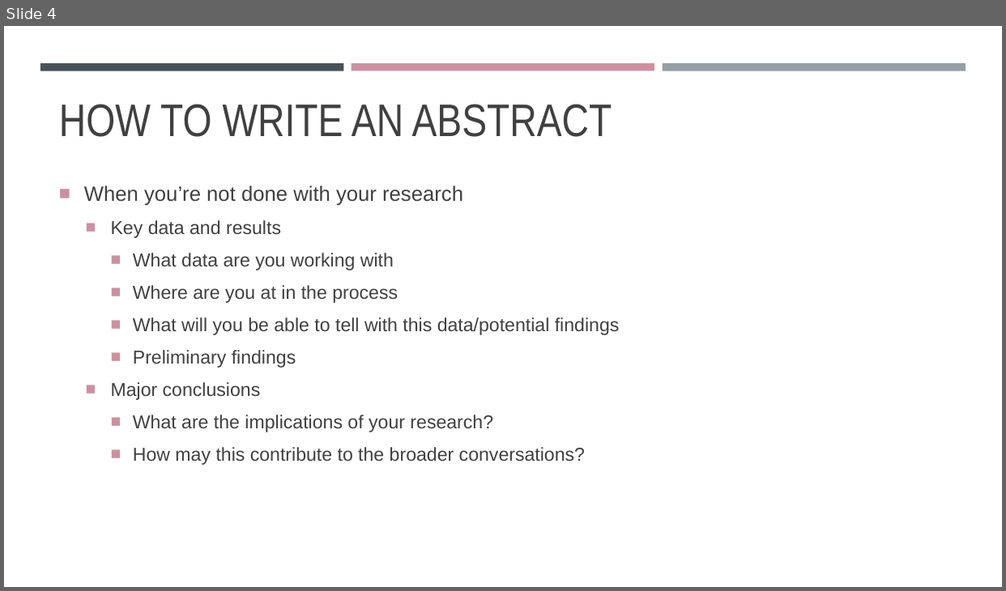
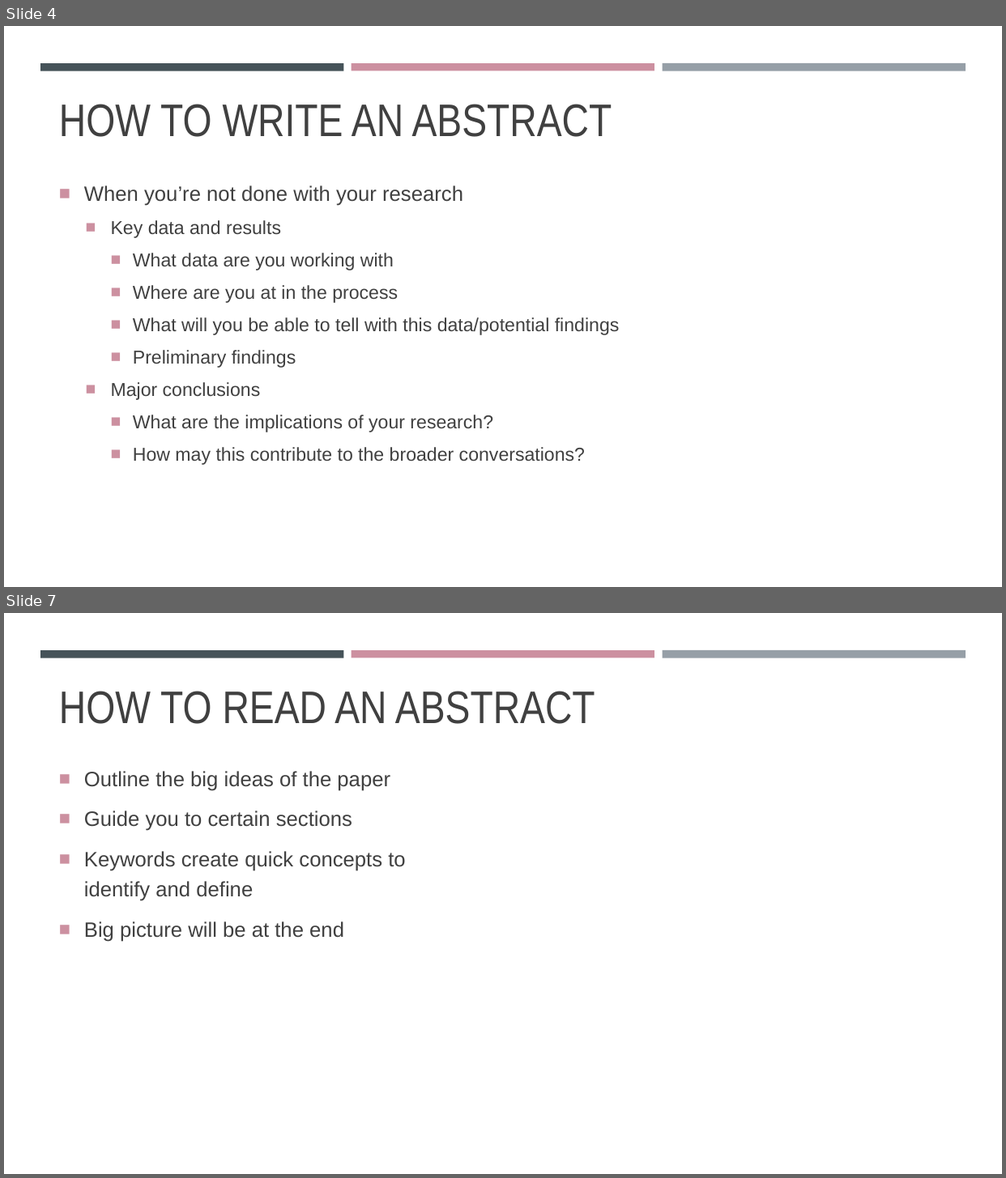
Before and after one commit to madmolecularman/MARC-Summer-2020, a slide deck: resources/abstracts/how_to_write_an_abstract.pptx. Shown one above the other, each under a label of ours: slide 4 before the commit, slides 4 and 7 after it; the slides between them are not shown. The pictures are 1006x591 and 1006x1178 pixels, drawn with LibreOffice and Linux fonts; fonts in the diff are those of the drawing. Boxes give left, top, right and bottom in pixels: in the first picture for what was removed or moved away, otherwise in the second. Text is boxed around its words. In the diff, an @@ line names an element or a change of style, - is before the commit and + after.

Commit message:
adding abstract resources and editing meeting plan

```diff
--- a/resources/abstracts/how_to_write_an_abstract.pptx
+++ b/resources/abstracts/how_to_write_an_abstract.pptx
@@ slide 7 added at (4, 613, 1002, 1174), background #FFFFFF; not listed: 3 template elements that a slide beside it also shows @@
@@ title added at (59, 691, 595, 724), 44 pt, text #404040 @@
+HOW TO READ AN ABSTRACT
@@ text added at (84, 771, 405, 942), 20 pt, text #404040 @@
+■ Outline the big ideas of the paper
+■ Guide you to certain sections
+■ Keywords create quick concepts to identify and define
+■ Big picture will be at the end
```
Also in this commit, not shown: 2 slides changed, 2 other slides added, 1 slide removed, 8 other files.
